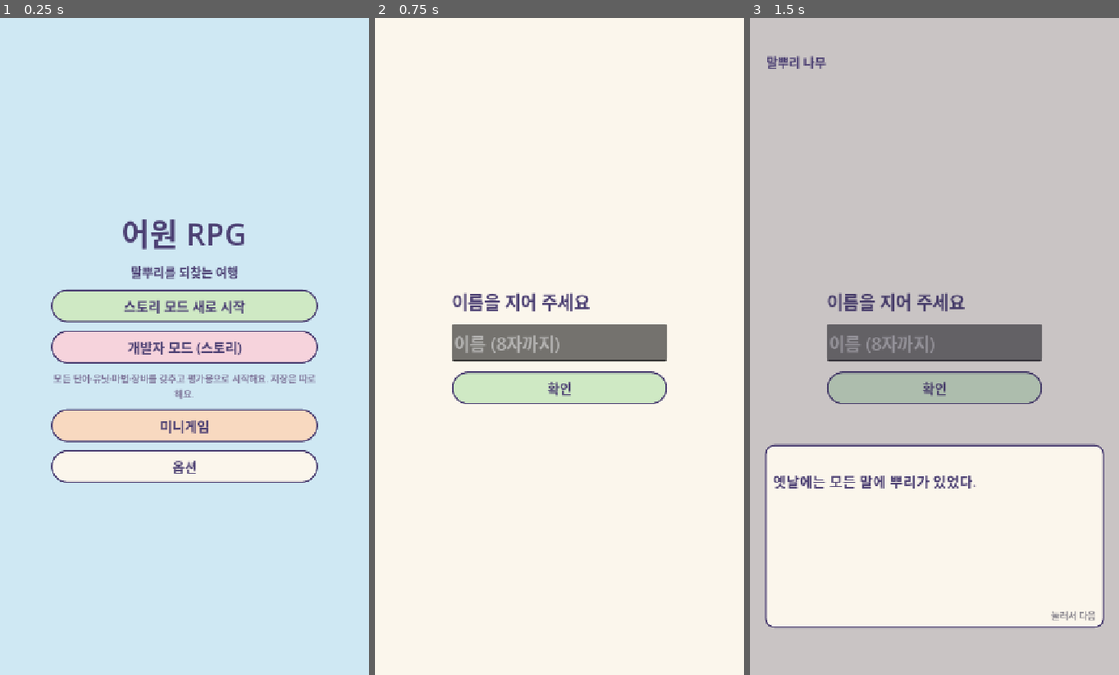
Above: before the commit, frames 1-3 (left to right).
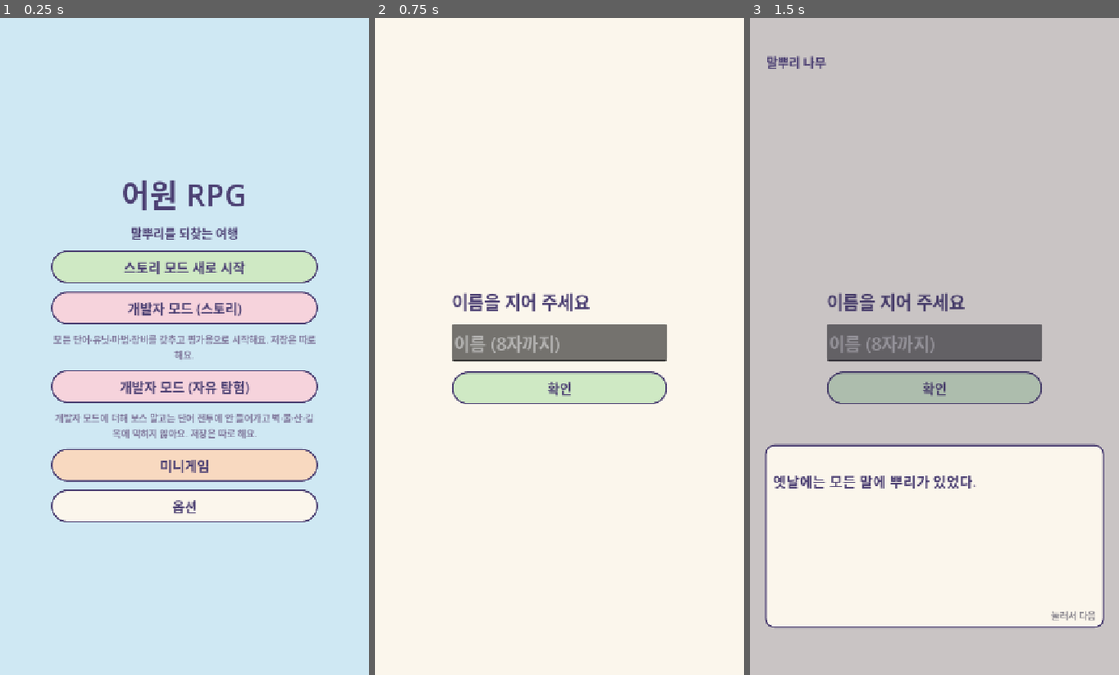
Above: after the commit, the same moments.

Repository: rosymaro/etymology-rpg
Game: Godot game, scene res://src/ui/main.tscn
The game is run twice, just before and just after one commit, with the same random seed, the same clock (stepped at 60 frames per second) and the same inputs.
Inputs:
- Up to frame 1 (0.25 s): no input
- Up to frame 2 (0.75 s): click "스토리 모드 새로 시작" at 0.5 s
- Up to frame 3 (1.5 s): click "확인" at 1.25 s

The runs differ from the first frame. In frame 1, 27% of the frame differs, in the area x 13-87%, y 24-77%; in frame 2, nothing differs; in frame 3, nothing differs.

Commit message:
개발자 모드(자유 탐험), 퀴즈 조각 위에 원래 단어, 지도 미리보기
- 개발자 모드(자유 탐험): 보스 말고는 단어 전투에 안 들어가고, 벽·물·산·길목에 막히지 않는다. 저장은 free_save.json
- 조우 퀴즈에서 단어를 조각으로 나눠 보일 때도 위에 원래 단어를 보인다
- docs/art/map/: 지금 지도 배경 미리보기(전체, 장마다)

Co-Authored-By: Claude Opus 5.5 <noreply@anthropic.com>
Claude-Session: https://claude.ai/code/session_01GF3JgC4g3zMtgpDYtqHh4q

Diff:
--- a/locale/ui.csv
+++ b/locale/ui.csv
@@ -155,6 +155,10 @@
 ui.title.minigames,미니게임
 ui.dev.name,개발자
 ui.dev.badge,개발자 모드
+ui.dev.free_badge,자유 탐험
+ui.title.free,개발자 모드 (자유 탐험)
+ui.title.free_note,개발자 모드에 더해 보스 말고는 단어 전투에 안 들어가고 벽·물·산·길목에 막히지 않아요. 저장은 따로 해요.
+ui.dev.free_started,"자유 탐험: 단어 {count}개, 유닛 12명, 모든 마법. 어디든 걸어갈 수 있고 몹에 닿아도 전투가 없어요(보스는 있어요)."
 ui.dev.started,"개발자 모드: 단어 {count}개, 유닛 12명, 모든 마법을 갖췄어요."
 ui.field.order,주문 제작소
 ui.quiz.title_minigame,얻은 단어 시험: 맞힌 단어만 가져요
--- a/src/domain/progress/game_state.gd
+++ b/src/domain/progress/game_state.gd
@@ -29,6 +29,7 @@
 var pieces: Dictionary = {}  ## 어원 조각 id -> {seen, right}: 유추 문제에서 본·맞힌 수(06-learning.md)
 var rest_until := 0  ## 병원에서 쉬기가 끝나는 시각(유닉스 초). 그때까지 마을 밖으로 못 나간다(04-meta 9절)
 var dev_mode := false  ## 개발자 모드(모든 단어를 갖고 평가용으로 시작). 저장 파일도 따로
+var free_roam := false  ## 개발자 모드(자유 탐험): 보스 말고는 단어 전투에 안 들어가고, 지도의 벽·길목에 안 막힌다
 var roots_cache: Dictionary = {}  ## 가진 스킬 어근(저장하지 않음, ProgressRules가 채운다)
 
 
@@ -59,7 +60,7 @@
 		"version": VERSION, "hero_name": hero_name, "stage": stage, "dex": dex, "unit_exp": unit_exp,
 		"joined": joined, "equipment": eqs, "magics": magics, "chosen_roots": _str_keys(chosen_roots),
 		"flags": flags, "recapture": recapture, "place": place, "pos": [pos.x, pos.y], "cave": cave,
-		"titles": titles, "exam_fail_date": exam_fail_date, "dev_mode": dev_mode,
+		"titles": titles, "exam_fail_date": exam_fail_date, "dev_mode": dev_mode, "free_roam": free_roam,
 		"rest_until": rest_until, "pieces": pieces, "loadout": loadout,
 		"wallet": wallet, "hunt": hunt, "notes": notes, "items": items,
 	}
@@ -102,6 +103,7 @@
 		g.titles.append(str(t))
 	g.exam_fail_date = d.get("exam_fail_date", "")
 	g.dev_mode = d.get("dev_mode", false)
+	g.free_roam = d.get("free_roam", false)
 	return g
 
 
--- a/src/domain/world/world_map.gd
+++ b/src/domain/world/world_map.gd
@@ -158,6 +158,11 @@
 	return n
 
 
+## 자유 탐험(개발자 모드): 벽·물·산·길목을 무시하고 지도 안이면 어디든 간다.
+func move_free(p: Vector2, d: Vector2, r: float) -> Vector2:
+	return (p + d).clamp(Vector2(r, r), size_px() - Vector2(r, r))
+
+
 ## a에서 b까지 벽(지나갈 수 없는 칸) 없이 곧게 보이는가. 무기가 벽 너머를 맞히지 않게(07-fun 1절).
 func clear_line(a: Vector2, b: Vector2) -> bool:
 	var n := int(ceil(a.distance_to(b) / (tile * 0.4)))
--- a/src/flow/game_data.gd
+++ b/src/flow/game_data.gd
@@ -48,7 +48,12 @@
 
 ## 개발자 모드는 따로 저장해서 스토리 저장을 건드리지 않는다.
 func use_dev_save(dev: bool) -> void:
-	save_store = SaveStore.new(save_prefix + ("dev_save.json" if dev else "save.json"))
+	use_save("dev" if dev else "story")
+
+
+## 저장 칸: "story" | "dev"(개발자 스토리) | "free"(개발자 자유 탐험). 서로 건드리지 않는다.
+func use_save(slot: String) -> void:
+	save_store = SaveStore.new(save_prefix + {"dev": "dev_save.json", "free": "free_save.json"}.get(slot, "save.json"))
 
 
 func new_game(hero_name: String) -> void:
@@ -76,7 +81,7 @@
 	return true
 
 
-## 지금 하던 곳을 적어 둔다. mode: "story" | "dev" | "mini" | ""(타이틀). 앱이 다시 켜지면 여기로 돌아간다.
+## 지금 하던 곳을 적어 둔다. mode: "story" | "dev" | "free" | "mini" | ""(타이틀). 앱이 다시 켜지면 여기로 돌아간다.
 ## 빈 mode는 이어 하기를 지운다(타이틀로 돌아갔거나 앱을 제대로 끝냈을 때).
 func set_resume(mode: String) -> void:
 	if not resume_enabled:
--- a/src/flow/game_flow.gd
+++ b/src/flow/game_flow.gd
@@ -20,8 +20,8 @@
 	var mode := GameData.resume_mode()
 	var r := GameData.resume_route()
 	match mode:
-		"story", "dev":
-			GameData.use_dev_save(mode == "dev")
+		"story", "dev", "free":
+			GameData.use_save(mode)
 			if GameData.continue_game():
 				_restore(r)
 				return
@@ -95,11 +95,13 @@
 
 
 ## 개발자 모드(스토리): 모든 단어·유닛·마법·장비를 갖추고 평가를 위해 바로 필드에서 시작한다. 저장은 따로.
-func dev_game() -> void:
-	GameData.use_dev_save(true)
+## free(자유 탐험, 사용자 의견: 테스트 자유도): 그 위에 보스 말고는 단어 전투에 안 들어가고, 지도의 벽·길목에 안 막힌다.
+func dev_game(free := false) -> void:
+	GameData.use_save("free" if free else "dev")
 	GameData.new_game(TranslationServer.translate("ui.dev.name"))
 	var s := GameData.state
 	s.dev_mode = true
+	s.free_roam = free
 	var all: Array[String] = []
 	for m in GameData.bal.magic["magics"]:
 		all.append(str(m["id"]))
@@ -108,8 +110,8 @@
 		_flag(k)
 	s.pos = WorldMap.load_default().start(1)
 	GameData.save()
-	GameData.set_resume("dev")
-	go_field(TranslationServer.translate("ui.dev.started").format({"count": s.dex_count()}))
+	GameData.set_resume("free" if free else "dev")
+	go_field(TranslationServer.translate("ui.dev.free_started" if free else "ui.dev.started").format({"count": s.dex_count()}))
 
 
 # ----- 미니게임 -----
--- a/src/ui/field_screen.gd
+++ b/src/ui/field_screen.gd
@@ -351,7 +351,7 @@
 	var g := GameData.rules.boss_gate(GameData.state, GameFlow.STAGE)
 	_top.text = t("ui.field.top").format({"stage": t("name.stage.s01"), "have": g["have"],
 		"total": GameData.repo.first_tier(GameFlow.STAGE).size(), "need": g["need"],
-		"title": t("ui.dev.badge") if GameData.state.dev_mode else t("name.title.none")})
+		"title": t("ui.dev.free_badge") if GameData.state.free_roam else (t("ui.dev.badge") if GameData.state.dev_mode else t("name.title.none"))})
 	_goal.text = t("ui.field.goal").format({"title": _goal_text()})
 
 
@@ -458,7 +458,8 @@
 		dir = _stick_vec
 	var was_town := map.is_town(_hero)
 	var before := _hero
-	_hero = map.move(_hero, dir * float(_f["hero_speed"]) * _run.speed_mult() * delta, HERO_R, _gates)
+	var step: Vector2 = dir * float(_f["hero_speed"]) * _run.speed_mult() * delta
+	_hero = map.move_free(_hero, step, HERO_R) if GameData.state.free_roam else map.move(_hero, step, HERO_R, _gates)
 	_puzzle_step(dir, before, delta)
 	_cave_step()
 	if _life:
@@ -504,7 +505,7 @@
 	_town_edge()
 	# 닫힌 스테이지 문에 막히면 알려 준다
 	_gate_t -= delta
-	if dir.length() > 0.1 and _hero.distance_to(before) < 1.0 and _gate_t <= 0.0:
+	if dir.length() > 0.1 and _hero.distance_to(before) < 1.0 and _gate_t <= 0.0 and not GameData.state.free_roam:
 		var qg := map.touching_quest(_hero, HERO_R, _gates)
 		if qg != "":  # 퀘스트 길목(무너진 다리·절벽): 할 수 있으면 장면 뒤 길이 열린다
 			_gate_t = 3.0
@@ -547,7 +548,8 @@
 				e.pos = ep
 		elif not map.is_town(np) and map.stage_at(np) == GameFlow.STAGE:
 			e.pos = np
-		if e.pos.distance_to(_hero) < HERO_R + ENEMY_R and _fmagic.sneak <= 0.0 and e.stun <= 0.0 and not map.is_town(_hero):
+		if e.pos.distance_to(_hero) < HERO_R + ENEMY_R and _fmagic.sneak <= 0.0 and e.stun <= 0.0 and not map.is_town(_hero) \
+				and not GameData.state.free_roam:  # 자유 탐험: 몹에 닿아도 단어 전투에 안 들어간다(보스는 그대로)
 			_busy = true
 			_remember()
 			main.flow.encounter(e.words, 0, [], {"hurt": snappedf(e.hurt_ratio(), 0.01), "hard": e.kind == "eater"})
--- a/src/ui/quiz_screen.gd
+++ b/src/ui/quiz_screen.gd
@@ -113,7 +113,7 @@
 		_opts.add_child(b)
 
 
-## 조각 칩: 나눠 보여 줄 때(단계 A·B)나 풀이 때. 칩마다 위에 단어 조각, 아래에 조각 뜻(숨기면 "?").
+## 조각 칩: 나눠 보여 줄 때(단계 A·B)나 풀이 때. 그 위에 원래 단어, 칩마다 위에 단어 조각, 아래에 조각 뜻(숨기면 "?").
 ## 나누지 않을 때(단계 C 이후, 뜻 문제)는 안 배운 조각의 뜻만 힌트로 적는다.
 func _show_parts(q: QuizQuestion, reveal: bool) -> void:
 	for c in _parts_row.get_children():
@@ -123,7 +123,9 @@
 		return
 	var iq := q as InferenceQuestion
 	var split := reveal or iq.show_split
-	_word_lbl.visible = not split
+	# 나눠 보일 때도 위에 원래 단어를 보인다(사용자 의견: 조각만 있으면 무슨 단어였는지 모른다). 조각이 주인공이니 조금 작게
+	_word_lbl.visible = true
+	_word_lbl.add_theme_font_size_override("font_size", 40 if split else 54)
 	if not split:
 		var hints: Array[String] = []
 		for p in iq.parts:
--- a/src/ui/title_screen.gd
+++ b/src/ui/title_screen.gd
@@ -31,5 +31,9 @@
 	var note := UiKit.wrap(UiKit.label(t("ui.title.dev_note"), 18, UiKit.INK.lightened(0.3)), 520)
 	note.horizontal_alignment = HORIZONTAL_ALIGNMENT_CENTER
 	v.add_child(note)
+	v.add_child(UiKit.button(t("ui.title.free"), func() -> void: main.flow.dev_game(true), UiKit.PINK))
+	var note2 := UiKit.wrap(UiKit.label(t("ui.title.free_note"), 18, UiKit.INK.lightened(0.3)), 520)
+	note2.horizontal_alignment = HORIZONTAL_ALIGNMENT_CENTER
+	v.add_child(note2)
 	v.add_child(UiKit.button(t("ui.title.minigames"), func() -> void: main.flow.go_minigames(), UiKit.APRICOT))
 	v.add_child(UiKit.button(t("ui.option.title"), func() -> void: main.flow.go_options(main.flow.go_title), UiKit.PAPER))
--- a/tests/smoke/test_stage1_flow.gd
+++ b/tests/smoke/test_stage1_flow.gd
@@ -407,3 +407,44 @@
 	await wait_seconds(0.7)
 	assert_eq(f._pal_units(), Loadout.companions(GameData.state), "보이는 동행과 공격하는 동행이 같다")
 	assert_eq(f._pal_units().size(), 2, "새 동행이 주인공 옆에 보인다")
+
+
+## 사용자 의견: 개발자 모드(자유 탐험)는 보스 말고 단어 전투에 안 들어가고, 벽에 안 막힌다.
+func test_free_roam_mode_walks_through_walls_and_skips_word_battles() -> void:
+	main.flow.dev_game(true)
+	await wait_physics_frames(2)
+	_finish_overlays()
+	var f := main.current() as FieldScreen
+	assert_not_null(f)
+	assert_true(GameData.state.free_roam)
+	var m := f.map
+	# 벽(산) 칸 위로 걸어갈 수 있다
+	var wall := Vector2i(-1, -1)
+	for y in m.h:
+		for x in m.w:
+			if m.rows[y][x] == "^":
+				wall = Vector2i(x, y)
+				break
+		if wall.x >= 0:
+			break
+	var target := (Vector2(wall) + Vector2(0.5, 0.5)) * m.tile
+	assert_eq(m.move_free(target - Vector2(40, 0), Vector2(40, 0), 22.0), target, "벽 칸으로 들어간다")
+	# 몹에 닿아도 퀴즈(단어 전투)로 가지 않는다
+	GameData.state.pos = _open_field_spot(m)
+	main.flow.go_field()
+	await wait_physics_frames(2)
+	f = main.current() as FieldScreen
+	f._spawn_t = 1e9
+	f._enemies.clear()
+	var e := FieldMob.new()
+	e.kind = "wander"
+	e.max_hp = 999
+	e.hp = 999
+	e.words = ["information"] as Array[String]
+	e.pos = f._hero
+	f._enemies.append(e)
+	await wait_physics_frames(10)
+	assert_true(main.current() is FieldScreen, "닿아도 필드 그대로")
+	GameData.use_save("free")
+	GameData.save_store.erase()
+	GameData.use_save("story")
Binary file added: docs/art/map/overview.png
Binary file added: docs/art/map/preview/0_0.png
Binary file added: docs/art/map/preview/0_1.png
Binary file added: docs/art/map/preview/0_2.png
Binary file added: docs/art/map/preview/0_3.png
Binary file added: docs/art/map/preview/0_4.png
Binary file added: docs/art/map/preview/0_5.png
Binary file added: docs/art/map/preview/0_6.png
Binary file added: docs/art/map/preview/10_0.png
Binary file added: docs/art/map/preview/10_1.png
Binary file added: docs/art/map/preview/10_2.png
Binary file added: docs/art/map/preview/10_3.png
(and 110 more such lines)
